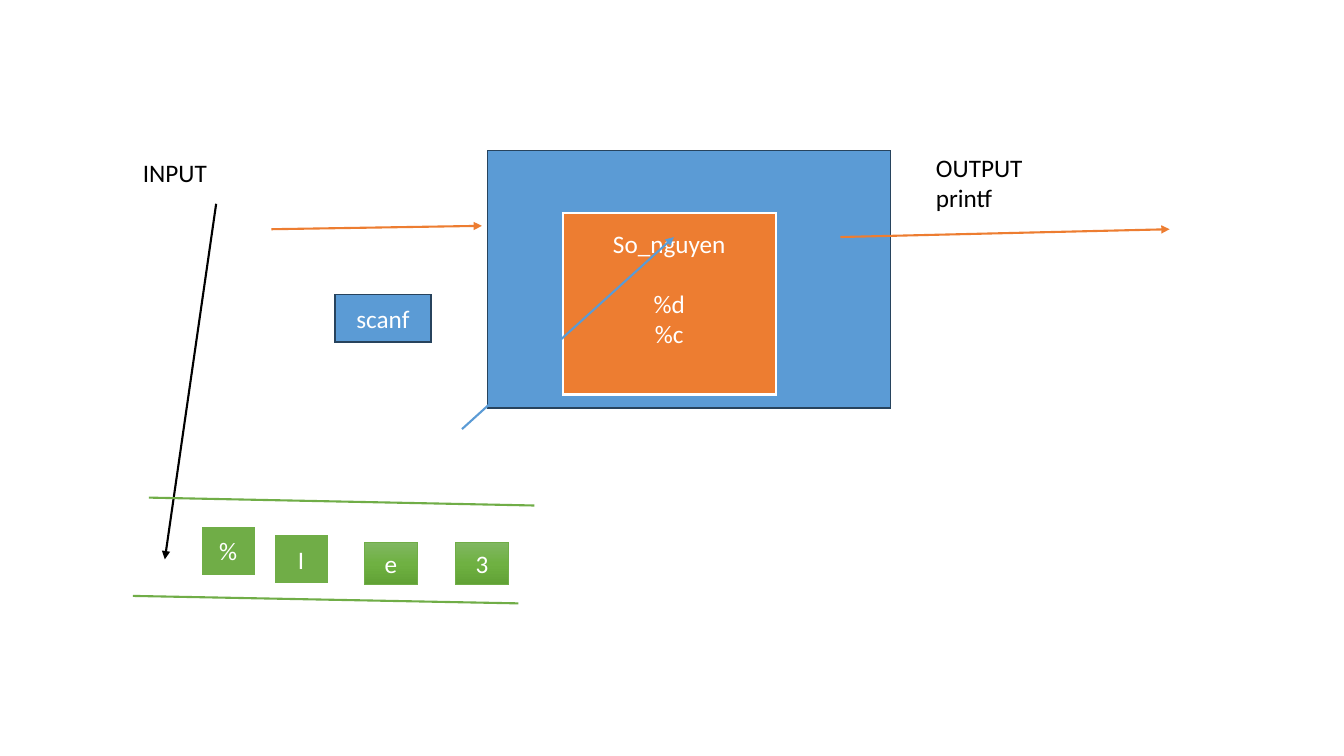
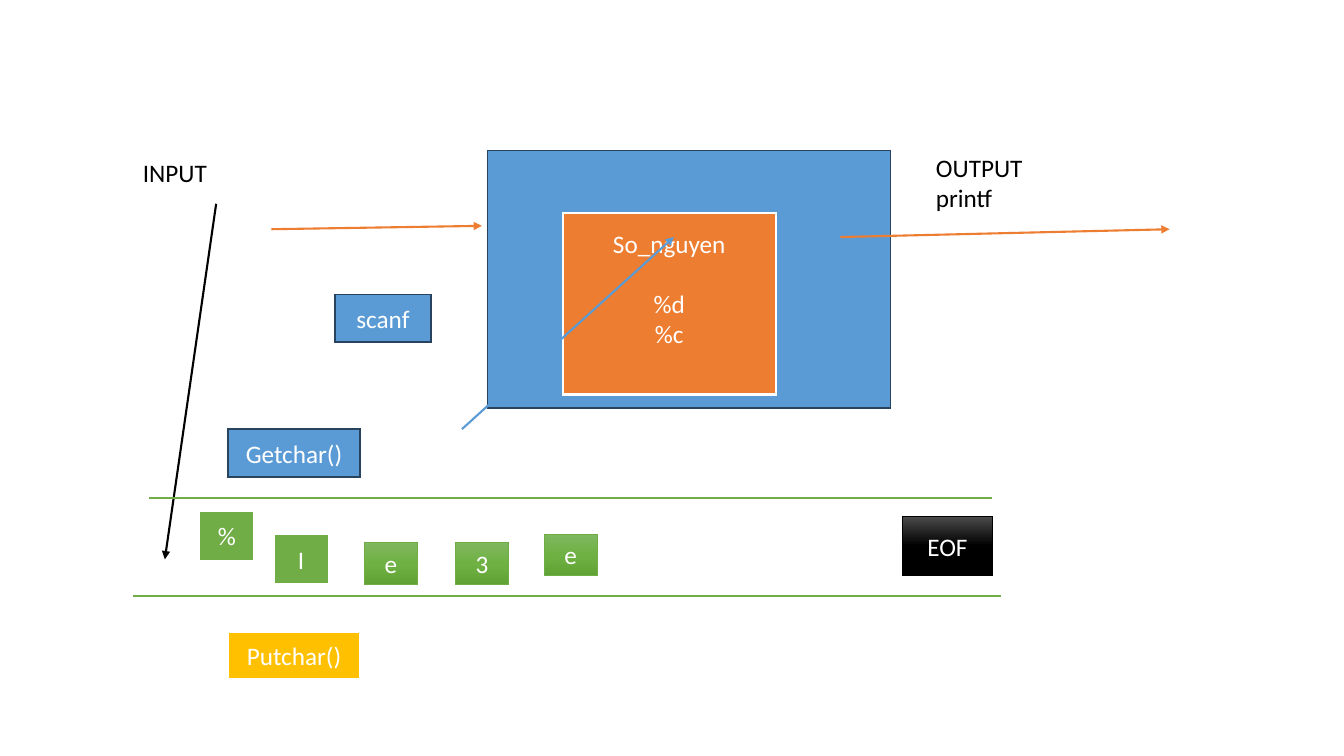
Before and after one commit to DKensin/Mentor, a slide deck: slide 2 of Slide/C/1.Variable.pptx. Drawn at 1344x756 pixels with LibreOffice and Linux fonts; fonts in the diff are those of the drawing. Boxes give left, top, right and bottom in pixels: in the first picture for what was removed or moved away, otherwise in the second. Text is boxed around its words. In the diff, an @@ line names an element or a change of style, - is before the commit and + after.

Commit message:
Update slide and exercise

```diff
--- a/Slide/C/1.Variable.pptx
+++ b/Slide/C/1.Variable.pptx
@@ rectangle added at box(228, 430, 360, 478), fill #5B9BD5, outline #28445D 1 pt, 18 pt, text #FFFFFF @@
+Getchar()
@@ line moved from (149, 498) - (534, 506) to (149, 498) - (992, 498) @@
@@ rectangle "%": place and size @@
-rectangle "%" at box(201, 525, 256, 576)
+rectangle "%" at box(200, 511, 255, 562)
@@ rectangle added at box(544, 534, 597, 577), fill gradient #81B861 to #6FB242 to #62A336, outline #70AD47 0.5 pt, 18 pt, text #FFFFFF @@
+e
@@ rectangle added at box(903, 516, 993, 576), fill gradient #4B4B4B to #000000, outline #000000 0.5 pt, 18 pt, text #FFFFFF @@
+EOF
@@ line moved from (133, 596) - (518, 604) to (133, 596) - (1001, 596) @@
@@ rectangle added at box(228, 631, 360, 680), fill #FFC000, outline #FFFFFF 1.5 pt, 18 pt, text #FFFFFF @@
+Putchar()
```
Also in this commit, not shown: 1 other file.
